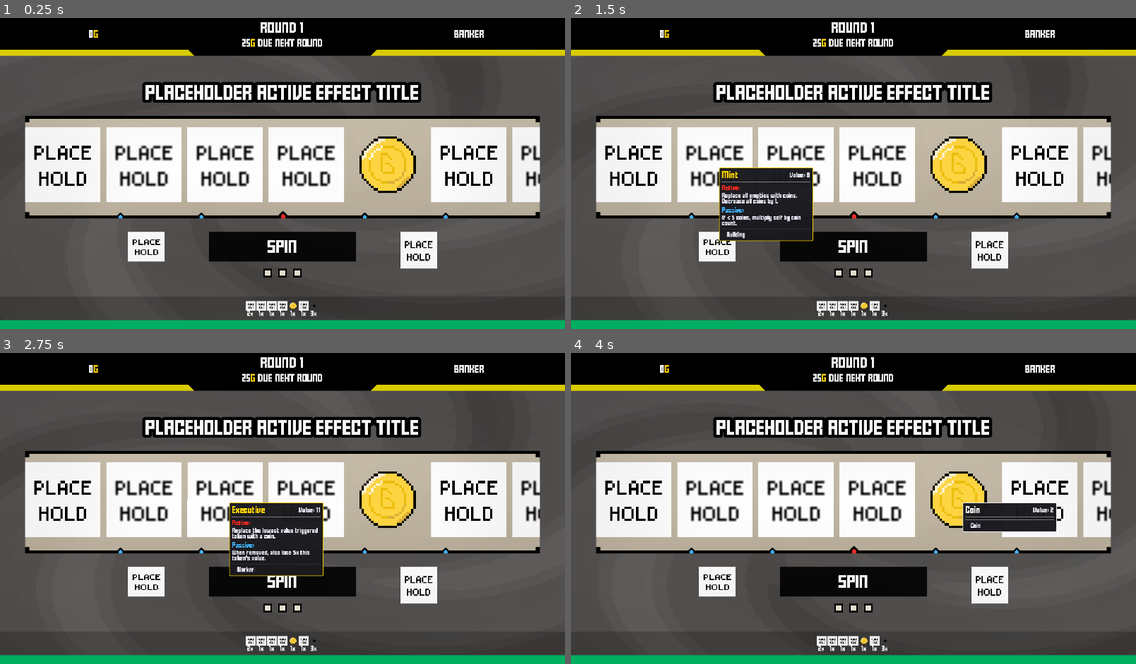
Above: before the commit, frames 1-4 (two rows, left to right).
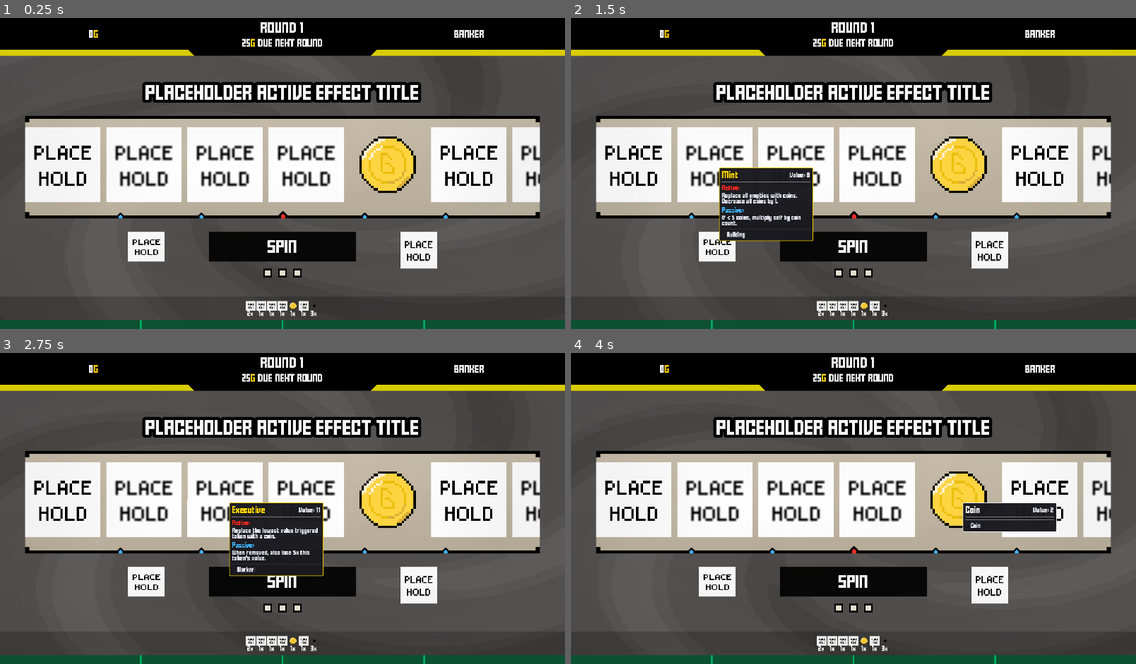
Above: after the commit, the same moments.

Repository: ZhelinWang/one-last-spin
Game: Godot game, scene res://main_ui.tscn
Same seed, same stepped clock (60 frames per second), same inputs: the game is played once before the commit and once after it.
Inputs (mouse positions are in pixels of both pictures, inside the frame that each line leads up to):
- Up to frame 1 (0.25 s): no input
- Up to frame 2 (1.5 s): click (633, 164) at 0.5 s; click (712, 164) at 1.27 s
- Up to frame 3 (2.75 s): click (226, 499) at 2.02 s
- Up to frame 4 (4 s): click (876, 499) at 2.77 s; click (960, 499) at 3.52 s

The runs differ from the first frame. In frame 1, 2.9% of the frame differs, in the area x 0-100%, y 97-100%; in frame 2, 2.9%; in frame 3, 2.9%; in frame 4, 2.9%.

Commit message:
added xp bar system for artifacts

Diff:
--- /dev/null
+++ b/artifactXPBar.gd
@@ -0,0 +1,145 @@
+extends Panel
+class_name ArtifactXPBar
+
+signal artifact_selection_ready
+
+@export var default_segment_requirements: Array[int] = [4, 4, 4, 4, 5]
+@export var segment_gap_px: float = 6.0
+@export var empty_segment_color: Color = Color(0.08, 0.08, 0.08, 0.6)
+@export var fill_segment_color: Color = Color(0.06, 0.62, 0.36, 1.0)
+@export var completed_segment_color: Color = Color(0.09, 0.45, 0.28, 1.0)
+@export var border_color: Color = Color(0, 0, 0, 0.85)
+@export var border_width_px: float = 1.0
+
+var _segment_schedule: Array[int] = []
+var _segment_index: int = 0
+var _segment_progress: int = 0
+
+func _ready() -> void:
+	_set_segment_schedule(default_segment_requirements)
+	if not resized.is_connected(Callable(self, "_on_resized")):
+		resized.connect(Callable(self, "_on_resized"))
+	queue_redraw()
+
+func _notification(what: int) -> void:
+	if what == NOTIFICATION_THEME_CHANGED or what == NOTIFICATION_ENTER_TREE:
+		queue_redraw()
+
+func _on_resized() -> void:
+	queue_redraw()
+
+func set_segment_schedule(schedule: Array) -> void:
+	_set_segment_schedule(schedule)
+	reset_bar()
+
+func add_tokens(count: int) -> void:
+	if count <= 0 or _segment_schedule.is_empty():
+		return
+	var remaining: int = count
+	while remaining > 0 and not _segment_schedule.is_empty():
+		if _segment_index >= _segment_schedule.size():
+			break
+		var requirement: int = _segment_schedule[_segment_index]
+		if requirement <= 0:
+			requirement = 1
+		var needed: int = requirement - _segment_progress
+		if needed <= 0:
+			_advance_stage()
+			if _segment_schedule.is_empty():
+				break
+			continue
+		var applied: int = remaining
+		if applied > needed:
+			applied = needed
+		_segment_progress += applied
+		remaining -= applied
+		if _segment_progress >= requirement:
+			_advance_stage()
+			if _segment_schedule.is_empty():
+				break
+	queue_redraw()
+
+func reset_bar() -> void:
+	_segment_index = 0
+	_segment_progress = 0
+	queue_redraw()
+
+func total_required_tokens() -> int:
+	var total: int = 0
+	for req in _segment_schedule:
+		total += req
+	return total
+
+func tokens_accumulated() -> int:
+	var filled: int = _segment_progress
+	for i in range(_segment_index):
+		filled += _segment_schedule[i]
+	return filled
+
+func tokens_remaining_in_current_segment() -> int:
+	if _segment_schedule.is_empty() or _segment_index >= _segment_schedule.size():
+		return 0
+	var remaining: int = _segment_schedule[_segment_index] - _segment_progress
+	if remaining < 0:
+		remaining = 0
+	return remaining
+
+func _draw() -> void:
+	if _segment_schedule.is_empty():
+		return
+	if _segment_index >= _segment_schedule.size():
+		return
+	var requirement: int = max(1, _segment_schedule[_segment_index])
+	var width: float = size.x
+	var height: float = size.y
+	if width <= 0.0 or height <= 0.0:
+		return
+	var gap: float = segment_gap_px
+	if gap < 0.0:
+		gap = 0.0
+	var gap_total: float = gap * float(max(requirement - 1, 0))
+	var available_width: float = width - gap_total
+	if available_width < 0.0:
+		available_width = 0.0
+	var segment_width: float = 0.0
+	if requirement > 0:
+		segment_width = available_width / float(requirement)
+	var x: float = 0.0
+	var progress: float = float(_segment_progress)
+	for i in range(requirement):
+		var seg_rect: Rect2 = Rect2(Vector2(x, 0.0), Vector2(segment_width, height))
+		draw_rect(seg_rect, empty_segment_color, true)
+		var fill_ratio: float = progress - float(i)
+		if fill_ratio < 0.0:
+			fill_ratio = 0.0
+		if fill_ratio > 1.0:
+			fill_ratio = 1.0
+		if fill_ratio > 0.0:
+			var fill_rect: Rect2 = Rect2(Vector2(x, 0.0), Vector2(segment_width * fill_ratio, height))
+			var color: Color = completed_segment_color if fill_ratio >= 1.0 else fill_segment_color
+			draw_rect(fill_rect, color, true)
+		if border_width_px > 0.0:
+			draw_rect(seg_rect, border_color, false, border_width_px)
+		x += segment_width + gap
+
+func _set_segment_schedule(schedule: Array) -> void:
+	var sanitized: Array[int] = []
+	if schedule != null:
+		for value in schedule:
+			var req: int = int(value)
+			if req > 0:
+				sanitized.append(req)
+	if sanitized.is_empty():
+		sanitized = [1]
+	_segment_schedule = sanitized
+	_segment_index = clampi(_segment_index, 0, _segment_schedule.size() - 1)
+	_segment_progress = clampi(_segment_progress, 0, _segment_schedule[_segment_index])
+	queue_redraw()
+
+func _advance_stage() -> void:
+	_segment_progress = 0
+	_segment_index += 1
+	if _segment_index >= _segment_schedule.size():
+		print("artifact selection")
+		emit_signal("artifact_selection_ready")
+		reset_bar()
--- a/main_ui.tscn
+++ b/main_ui.tscn
@@ -19,6 +19,7 @@
 [ext_resource type="Texture2D" uid="uid://dcrsbubbw58pl" path="res://placehold.jpg" id="12_v54cu"]
 [ext_resource type="Script" uid="uid://dacke4sdlhooa" path="res://eyeHover.gd" id="13_eye"]
 [ext_resource type="Script" uid="uid://c0k5fkukw4tni" path="res://inventoryStrip.gd" id="99_inv"]
+[ext_resource type="Script" uid="uid://v2imfisnus7d" path="res://artifactXPBar.gd" id="100_artxp"]
 
 [sub_resource type="ShaderMaterial" id="ShaderMaterial_v54cu"]
 shader = ExtResource("2_8yam0")
@@ -729,9 +730,11 @@
 icon_spacing = 4
 
 [node name="artifactXPBar" type="Panel" parent="mainContainer/bottomUIMarginContainer/VBoxContainer"]
+unique_name_in_owner = true
 custom_minimum_size = Vector2(1920, 30)
 layout_mode = 2
 theme_override_styles/panel = SubResource("StyleBoxFlat_v3yyu")
+script = ExtResource("100_artxp")
 
 [node name="bottomRow" type="HBoxContainer" parent="mainContainer/bottomUIMarginContainer"]
 visible = false
--- a/spinRoot.gd
+++ b/spinRoot.gd
@@ -9,6 +9,7 @@
 @export var slots_hbox: HBoxContainer
 @export var slot_item_scene: PackedScene
 @export var class_data: CharacterClassData
+@export var artifact_xp_schedule: Array[int] = [4, 4, 4, 4, 5]
 
 @onready var main_ui := get_tree().get_root().get_node("mainUI") as Control
 
@@ -63,10 +64,13 @@
 @onready var spin_button: Button = %spinButton
 @onready var coin_mgr: Node = get_node_or_null("/root/coinManager")
 @onready var inventory_strip: Node = %inventoryStrip
+@onready var artifact_xp_bar: ArtifactXPBar = %artifactXPBar
 
 func _ready() -> void:
 	_rng.randomize()
 	_wire_check()
+	if artifact_xp_bar:
+		artifact_xp_bar.set_segment_schedule(artifact_xp_schedule)
 
 	if class_data:
 		items = class_data.startingTokens.duplicate()
@@ -823,14 +827,24 @@
 		var ep = coin_mgr.get("empty_token_path")
 		if typeof(ep) == TYPE_STRING:
 			empty_path = String(ep)
-		for i in range(max(1, copies)):
-			var inst: TokenLootData = token if i == 0 else ((token as Resource).duplicate(true) as TokenLootData)
-			_init_token_base_value(inst)
-			var idx := _find_empty_index_in_items(empty_path)
-			if idx >= 0:
-				items[idx] = inst
-			else:
-				items.append(inst)
+	var added_count := 0
+	for i in range(max(1, copies)):
+		var inst: TokenLootData = token if i == 0 else ((token as Resource).duplicate(true) as TokenLootData)
+		_init_token_base_value(inst)
+		var idx := _find_empty_index_in_items(empty_path)
+		if idx >= 0:
+			items[idx] = inst
+		else:
+			items.append(inst)
+		added_count += 1
+	if added_count > 0:
+		_on_tokens_added_to_inventory(added_count)
+
+func _on_tokens_added_to_inventory(count: int) -> void:
+	if count <= 0:
+		return
+	if artifact_xp_bar:
+		artifact_xp_bar.add_tokens(count)
 
 func _find_empty_index_in_items(empty_path: String) -> int:
 	var candidates: Array[int] = []
@@ -866,6 +880,8 @@
 	else:
 		_update_inventory_strip()
 	_inventory_before_spin = _deep_copy_inventory(items)
+	if artifact_xp_bar:
+		artifact_xp_bar.reset_bar()
 
 func _update_inventory_strip() -> void:
 	if inventory_strip == null:
Not shown, added: artifactXPBar.gd.uid
Not shown: 1 places in main_ui.tscn that only renumber resources
